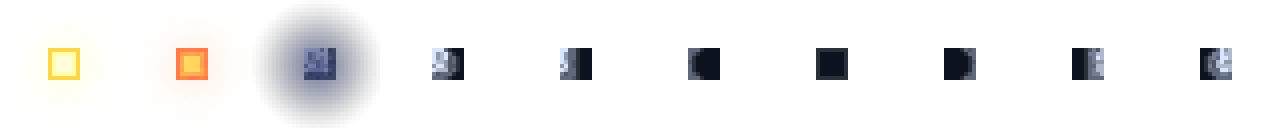
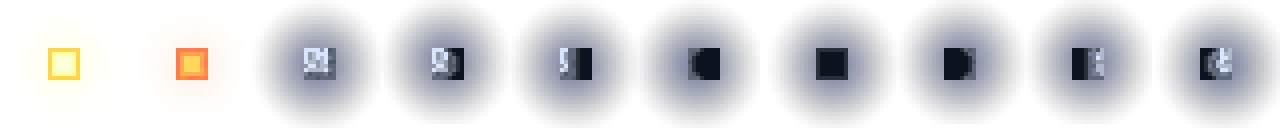
Revision of a layered (1280, 128) image; what changed, layer by layer:
moved "图层 1" above "图层 0" over (848, 48, 1200, 80)
moved "图层 0" above "图层 5" over (304, 48, 688, 80)
added layer "图层 15" above "图层 14" over (1156, 0, 1280, 128)
added layer "图层 14" above "图层 13" over (1024, 0, 1152, 124)
added layer "图层 13" above "图层 12" over (896, 0, 1024, 124)
added layer "图层 12" above "图层 11" over (768, 0, 896, 128)
added layer "图层 11" above "图层 10" over (632, 0, 760, 128)
added layer "图层 10" above "图层 9" over (508, 0, 636, 128)
added layer "图层 9" above "图层 7" over (380, 0, 508, 124)
